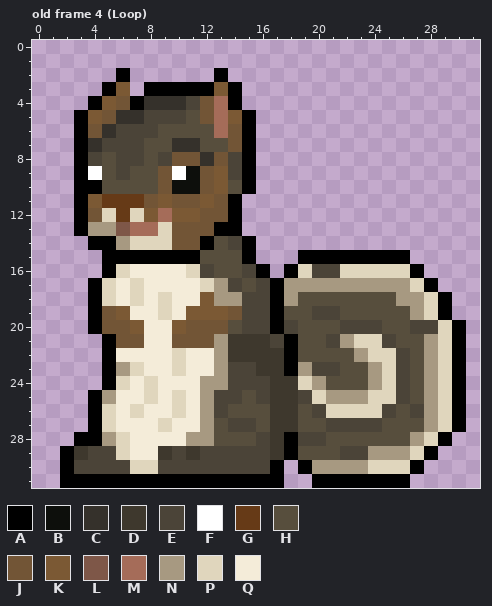
A pixel-art file gets an edit: Sprite Stuff/Aseprite Files/SquirrelSprite.aseprite. The picture above is the old version.
32x32 pixels, 10 frames. Colours within 5 levels of each other are drawn and written as one. Shown: old frame 4 (Loop). The commit also changed other frames, which this record leaves out.
Visible layers, top first: "Head", "LArm", "RArm", "LLeg", "Body", "Tail", "RLeg".
Palette (. is transparent): A #000000  B #0d0f0c  C #35312b  D #3e382d  E #4b4438  F #ffffff  G #663a17  H #574e3d  J #725536  K #7b5934  L #7e5748  M #a56c59  N #a79981  P #e0d6bd  Q #f4ecd9
Pixels before, old frame 4 (Loop), first column x 2:
 2 ....A......A.................
 3 ...AK.AAAAAKA................
 4 ..AKJACCCEJMA................
 5 .AKJCCEEEHJMKA...............
 6 .AJCEEEHHHHMJA...............
 7 .ACEEEHHCCHHJA...............
 8 .AEHEEHEJJCJEA...............
 9 .AFHEHHJFBJKEA...............
10 .AAHHHHJBBJKHA...............
11 .AKGGGJKJJKJA................
12 .AJPGPKMKKJJA................
13 .ANNLMMPJJJAA................
14 ..AANPPPJJAHEA...............
15 ...AAAAAAAHHHA...AAAAAAAA....
16 ...APQQQQPEHHEA.APEEPPPPPA...
17 ..APQPQQQQPNEHEANNNNNNNNNPA..
18 ..APQPQPQQKNNEEANHHHHHHHNNPA.
19 ..AJKQQPQKKKJEEAHHEEHHHHHNPA.
20 ..AJJKQQKJJJHEEAEHHHEEEHHEEPA
21 ...AJJQQJJJNDDDEAHHENPPEHHNPA
22 ...AQQQQPQQNDDDDAHHHHNPPEHNPA
23 ...ANPQQPQQNEEDDANEEHHNPEHNPA
24 ...APQPQQQNNEEEDDPNHHHNPEHNPA
25 ..ANQQPQPQNEEHEDDEPNNNPPEHNPA
26 ..APQPQQPQNEHHHDDHEPPPPEHENPA
27 ..APQQQPQQNHEEHDDHHEEEEHHHNPA
28 .AANPQQQQNNHHHEDAEEHHHHHHNPA.
29 ADEEPQQDEDEEEEEDAHHHEENNNPA..
30 AEEEEPPEEEEEEEEA.ANNNNPPPA...
31 AAAAAAAAAAAAAAAA..AAAAAAA....
Once edited:
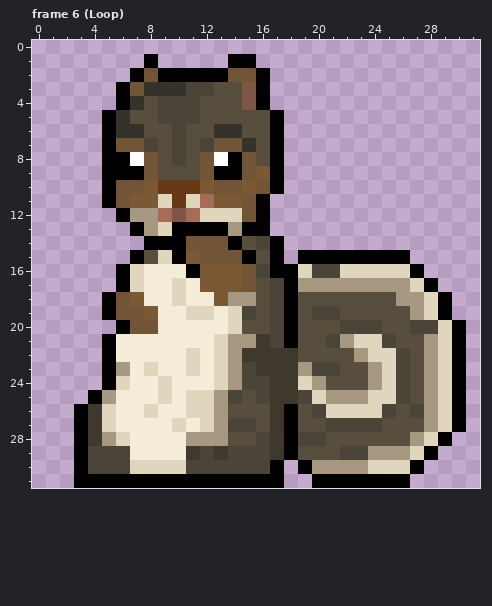
A new or re-ordered frame is compared with the old frame closest to it.
Difference:
frames 10 -> 17
Frame 6 (Loop) is new; against old frame 4 (Loop):
y 1: x 8 . -> A; x 14..15 .. -> AA
y 2: x 6..12 A...... -> .AJAAAA; x 14..16 ... -> JJA
y 3: x 5..16 AK.AAAAAKA.. -> .AJCCCEEHHLA
y 4: x 4..10 AKJACCC -> ..ACHEE; x 12..16 JMA.. -> HHHLA
y 5: x 3..5 AKJ -> ..A; x 7..8 CE -> HH; x 11..17 HJMKA.. -> EHHHHHA
y 6: x 3..8 AJCEEE -> ..ACCH; x 10 H -> E; x 13..17 MJA.. -> CCHHA
y 7: x 3..8 ACEEEH -> ..AJJE; x 10..13 CCHH -> EHEJ; x 15..17 A.. -> CHA
y 8: x 3..17 AEHEEHEJJCJEA.. -> ..AAFJHEHJFAJHA
y 9: x 3..11 AFHEHHJFB -> ..AAAJHHH; x 13..17 KEA.. -> AAJKA
y 10: x 3..17 AAHHHHJBBJKHA.. -> ..AJJKGGGKJJKJA
y 11: x 3..16 AKGGGJKJJKJA.. -> ..AJKKPGPMKKJA
y 12: x 3..8 AJPGPK -> ...ANN; x 10..16 KKJJA.. -> LMPPPJA
y 13: x 3..8 ANNLMM -> ....AN; x 10..12 JJJ -> AAA; x 14..16 A.. -> NAA
y 14: x 4..10 AANPPPJ -> ....AAA; x 12..17 AHEA.. -> JJAHEA
y 15: x 5..6 AA -> ..; x 8..9 AA -> HP; x 11..14 AHHH -> KJJJ; x 16..17 .. -> HA
y 16: x 5..7 APQ -> .AP; x 11..17 PEHHEA. -> AKKKJEA
y 17: x 4..6 APQ -> ..A; x 10 Q -> P; x 12..18 PNEHEAN -> KKKJHEA
y 18: x 4..7 APQP -> .AJK; x 9..10 PQ -> QP; x 12..13 KN -> QK; x 15..18 EEAN -> NHEA
y 19: x 4..9 AJKQQP -> .AJJKQ; x 11..14 KKKJ -> PPQP; x 16..18 EAH -> HEA
y 20: x 4..8 AJJKQ -> ..AJJ; x 10..18 KJJJHEEAE -> QQQQPHHEA
y 21: x 6..7 JJ -> QQ; x 10..15 JJJNDD -> QQQPNN
y 22: x 10..11 PQ -> QP; x 13..14 ND -> PN; x 18 A -> D
y 23: x 7..8 PQ -> QP; x 10..11 PQ -> QP; x 13..14 NE -> PN; x 18 A -> D
y 24: x 8..9 PQ -> QP; x 12..14 NNE -> QPN
y 25: x 8..13 PQPQNE -> QPQPPN
y 26: x 3..4 .A -> AD; x 7..8 PQ -> QP; x 10..13 PQNE -> QPPN; x 18 D -> A
y 27: x 3..4 .A -> AD; x 9..10 PQ -> QP; x 12..13 NH -> PN; x 18 D -> A
y 28: x 4 A -> D; x 13 H -> N
y 29: x 2..3 AD -> .A; x 6 P -> E; x 9..10 DE -> QQ; x 13 E -> D
y 30: x 2..3 AE -> .A; x 9..10 EE -> PP
y 31: x 2 A -> .
